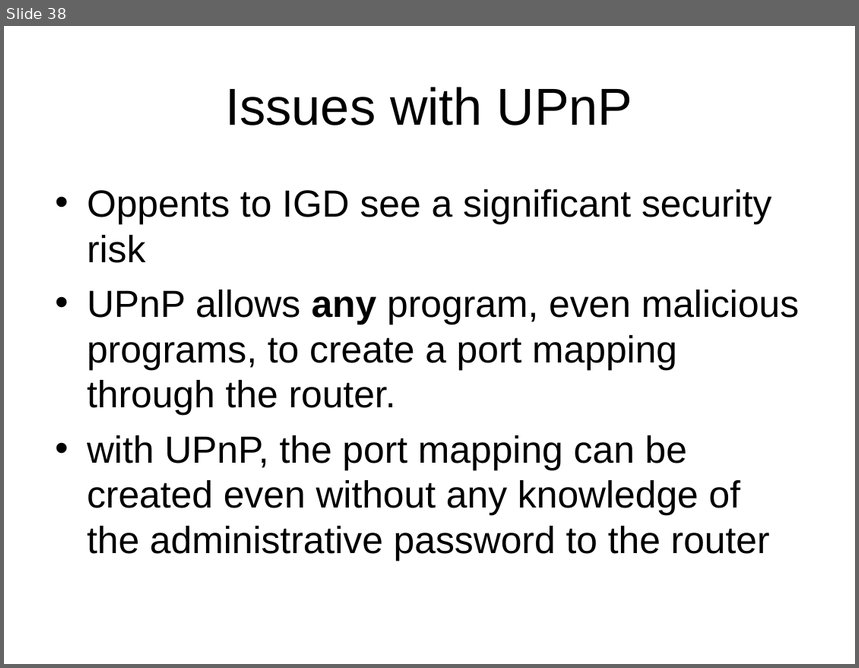
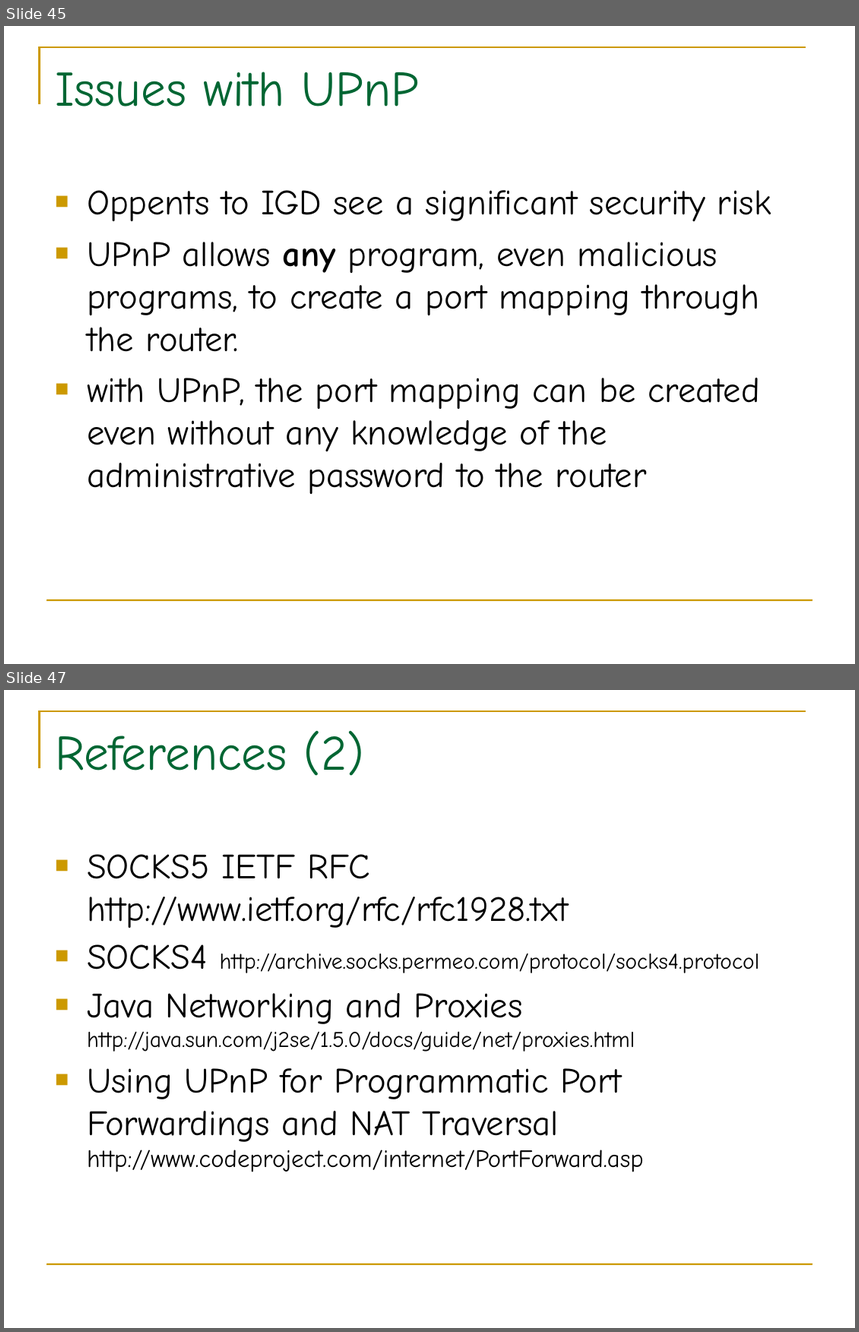
Before and after one commit to BackupTheBerlios/p2p-mentor, a slide deck: slide/nat-p2p.ppt. Shown one above the other, each under a label of ours: slide 38 before the commit, slides 45 and 47 after it; the slides between them are not shown. The pictures are 859x668 and 859x1332 pixels, drawn with LibreOffice and Linux fonts; fonts in the diff are those of the drawing. Boxes give left, top, right and bottom in pixels: in the first picture for what was removed or moved away, otherwise in the second. Text is boxed around its words. In the diff, an @@ line names an element or a change of style, - is before the commit and + after.

```diff
--- a/slide/nat-p2p.ppt
+++ b/slide/nat-p2p.ppt
@@ slide 47 added at <box>4,690,855,1328</box>, background #FFFFFF; not listed: 2 template elements that a slide beside it also shows @@
@@ title added at <box>55,730,364,776</box>, 42 pt, text #006633 @@
+References (2)
@@ text added at <box>87,854,760,1173</box>, 30 pt, text #000000 @@
+■ SOCKS5 IETF RFC http://www.ietf.org/rfc/rfc1928.txt
+■ SOCKS4 http://archive.socks.permeo.com/protocol/socks4.protocol
+■ Java Networking and Proxies http://java.sun.com/j2se/1.5.0/docs/guide/net/proxies.html
+■ Using UPnP for Programmatic Port Forwardings and NAT Traversal
+  http://www.codeproject.com/internet/PortForward.asp
@@ what was slide 38 is now slide 45 @@
@@ slide 45 changed as well @@
@@ freeform shape added at <box>40,47,806,104</box>, outline #CC9900 1.5 pt @@
@@ title "Issues with UPnP" at <box>55,72,419,107</box>: size 44 to 42 pt, font Arial to Comic Neue, text colour #000000 to #006633; alignment centre to left; vertical alignment middle to top @@
@@ text "Oppents to IGD see a ..." at <box>87,190,772,494</box>: size 32 to 30 pt, font Arial to Comic Neue; bullet • to ■; bullet colour #000000 to #CC9900 @@
@@ line added from (47, 601) to (813, 601), #CC9900 1.5 pt @@
```
Also in this commit, not shown: 35 other slides changed, 10 other slides added, 5 slides removed.
